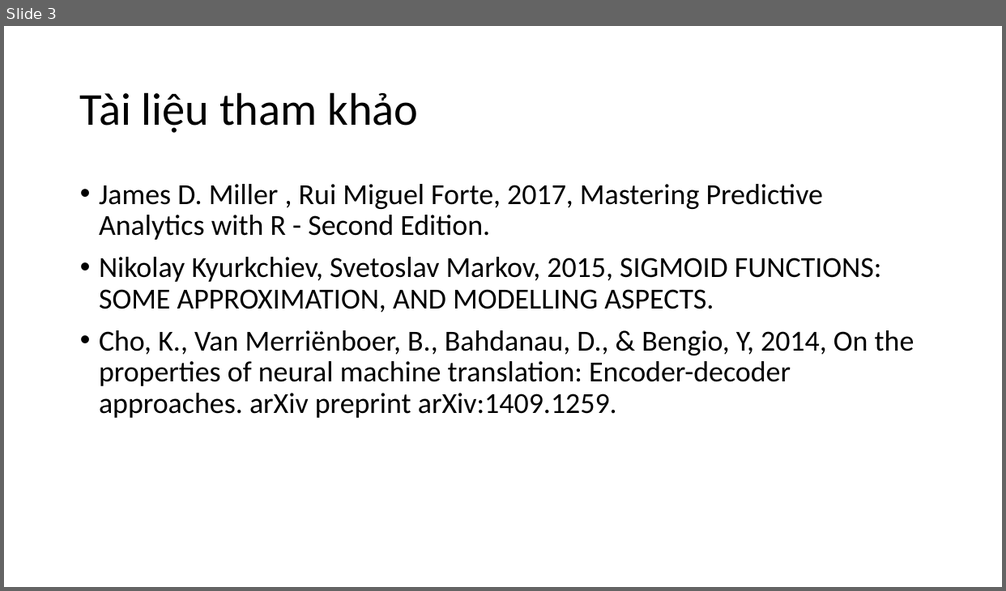
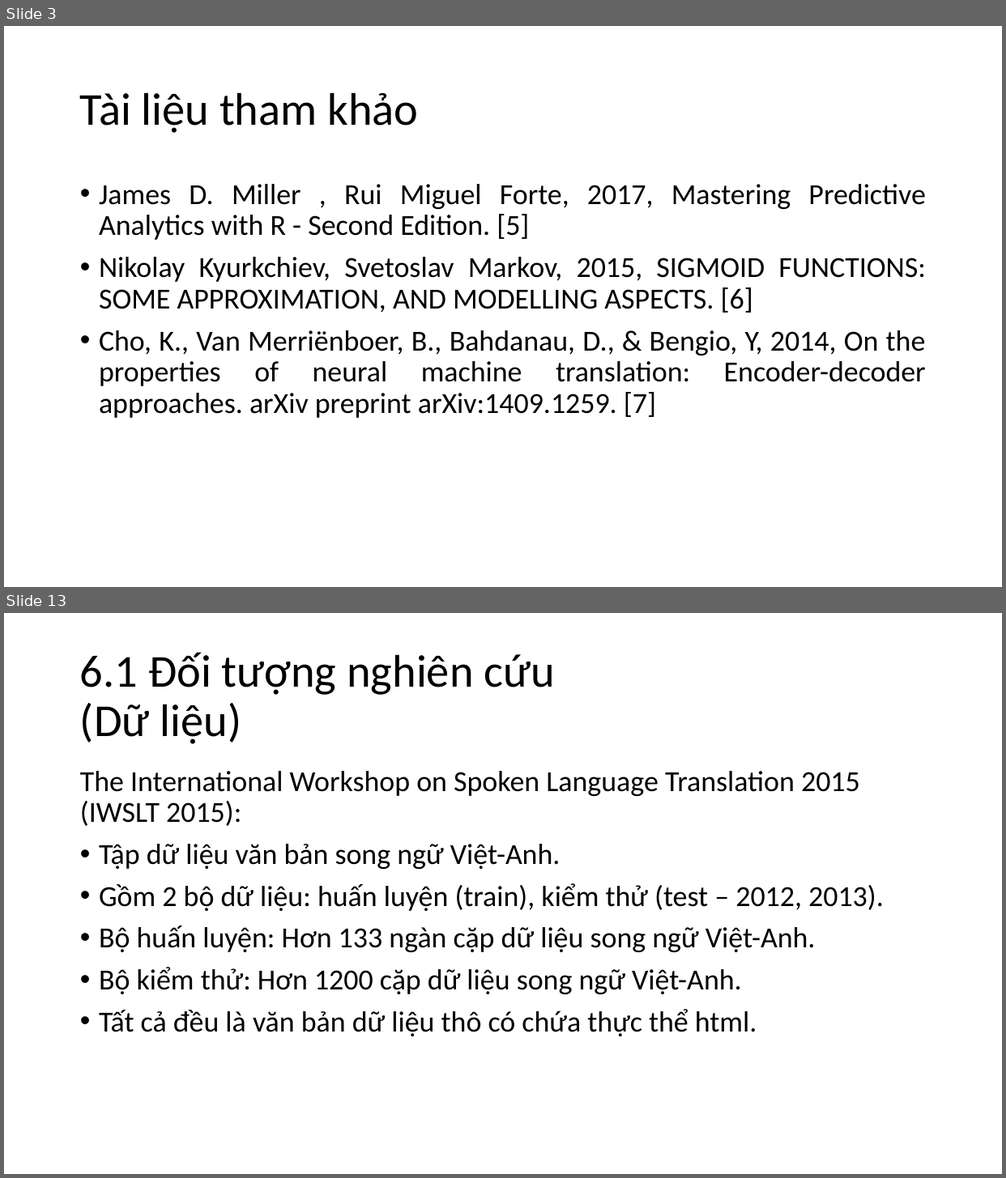
Before and after one commit to nguyenduyhanlam/Improving-Vietnamese-English-neural-machine-translation-with-guiding-word-alignments, a slide deck: dcct.pptx. Shown one above the other, each under a label of ours: slide 3 before the commit, slides 3 and 13 after it; the slides between them are not shown. The pictures are 1006x591 and 1006x1178 pixels, drawn with LibreOffice and Linux fonts; fonts in the diff are those of the drawing. Boxes give left, top, right and bottom in pixels: in the first picture for what was removed or moved away, otherwise in the second. Text is boxed around its words. In the diff, an @@ line names an element or a change of style, - is before the commit and + after.

```diff
--- a/dcct.pptx
+++ b/dcct.pptx
@@ slide 13 added at box(4, 613, 1002, 1174), background #FFFFFF @@
@@ title added at box(80, 652, 554, 744), 44 pt, text #000000 @@
+6.1 Đối tượng nghiên cứu
+(Dữ liệu)
@@ text added at box(80, 771, 884, 1037), 28 pt, text #000000 @@
+The International Workshop on Spoken Language Translation 2015 (IWSLT 2015):
+• Tập dữ liệu văn bản song ngữ Việt-Anh.
+• Gồm 2 bộ dữ liệu: huấn luyện (train), kiểm thử (test – 2012, 2013).
+• Bộ huấn luyện: Hơn 133 ngàn cặp dữ liệu song ngữ Việt-Anh.
+• Bộ kiểm thử: Hơn 1200 cặp dữ liệu song ngữ Việt-Anh.
+• Tất cả đều là văn bản dữ liệu thô có chứa thực thể html.
@@ slide 3 changed as well @@
@@ text at box(99, 184, 926, 418): text changed @@
-• James D. Miller , Rui Miguel Forte, 2017, Mastering Predictive Analytics with R - Second Edition.
-• Nikolay Kyurkchiev, Svetoslav Markov, 2015, SIGMOID FUNCTIONS: SOME APPROXIMATION, AND MODELLING ASPECTS.
-• Cho, K., Van Merriënboer, B., Bahdanau, D., & Bengio, Y, 2014, On the properties of neural machine translation: Encoder-decoder approaches. arXiv preprint arXiv:1409.1259.
+• James D. Miller , Rui Miguel Forte, 2017, Mastering Predictive Analytics with R - Second Edition. [5]
+• Nikolay Kyurkchiev, Svetoslav Markov, 2015, SIGMOID FUNCTIONS: SOME APPROXIMATION, AND MODELLING ASPECTS. [6]
+• Cho, K., Van Merriënboer, B., Bahdanau, D., & Bengio, Y, 2014, On the properties of neural machine translation: Encoder-decoder approaches. arXiv preprint arXiv:1409.1259. [7]
```
Also in this commit, not shown: 2 other slides changed, 13 other slides added.
